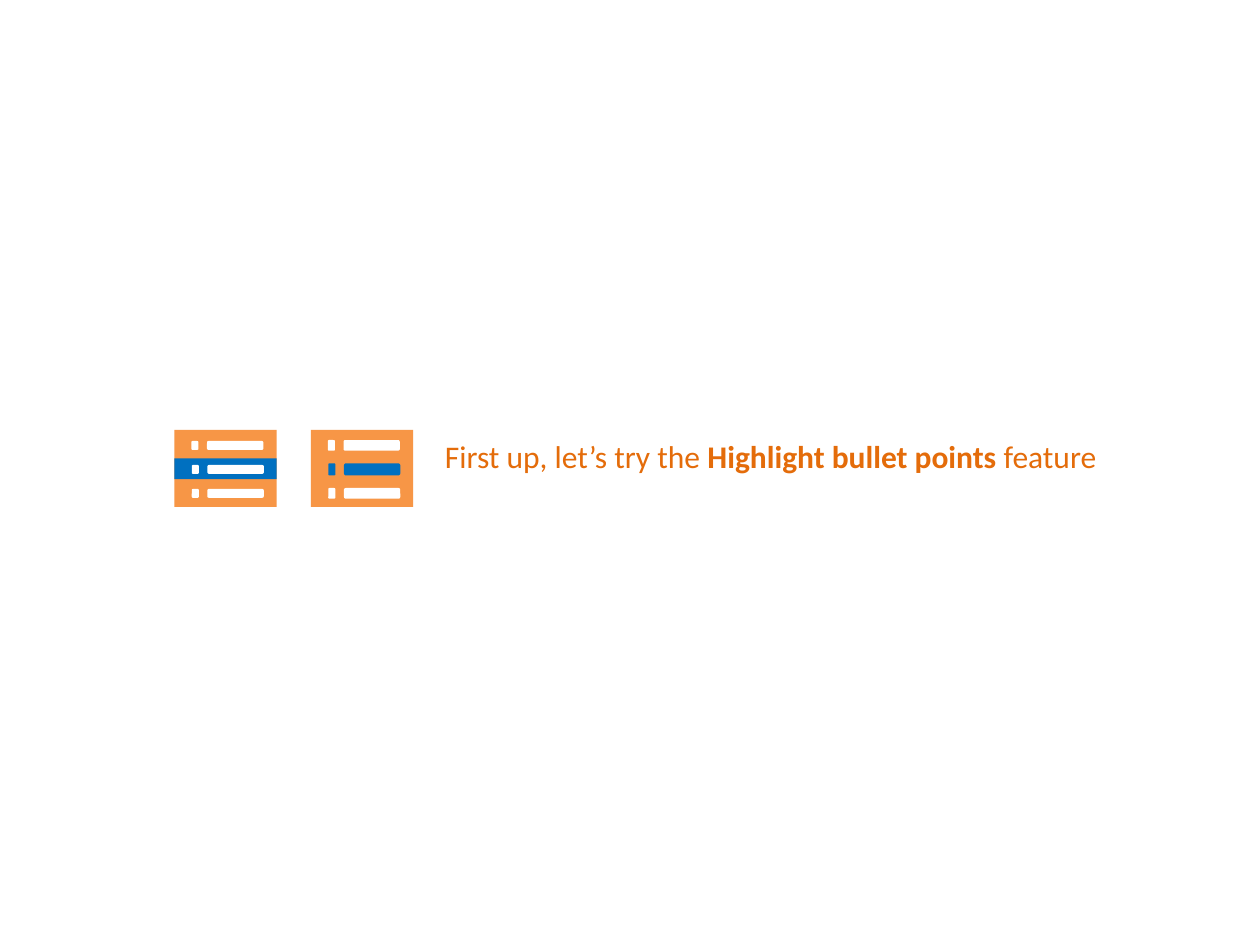
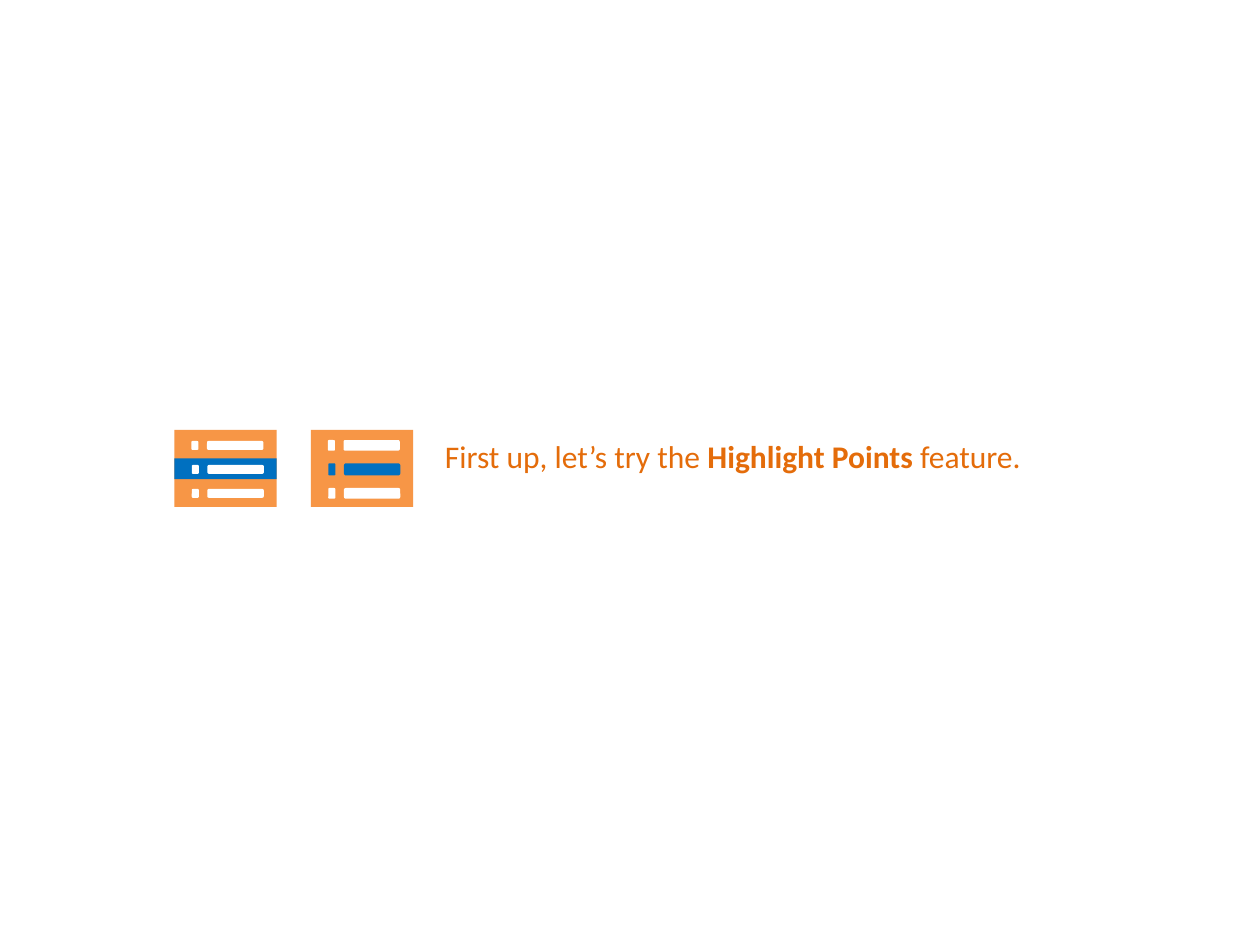
Before and after one commit to PowerPointLabs/PowerPointLabs, a slide deck: slide 5 of doc/PowerPointLabs Quick Tutorial.pptx. Drawn at 1260x945 pixels with LibreOffice and Linux fonts; fonts in the diff are those of the drawing. Boxes give left, top, right and bottom in pixels: in the first picture for what was removed or moved away, otherwise in the second. Text is boxed around its words. In the diff, an @@ line names an element or a change of style, - is before the commit and + after.

Commit message:
Update icons and phrasing of tutorial slides.
In particular, the Highlight Points section was changed - it previously
referred to Highlight Text instead.

```diff
--- a/doc/PowerPointLabs Quick Tutorial.pptx
+++ b/doc/PowerPointLabs Quick Tutorial.pptx
@@ text at (x1=445, y1=446, x2=1020, y2=474): text changed @@
-First up, let’s try the Highlight bullet points feature
+First up, let’s try the Highlight Points feature.
```
Also in this commit, not shown: 23 other slides changed.
